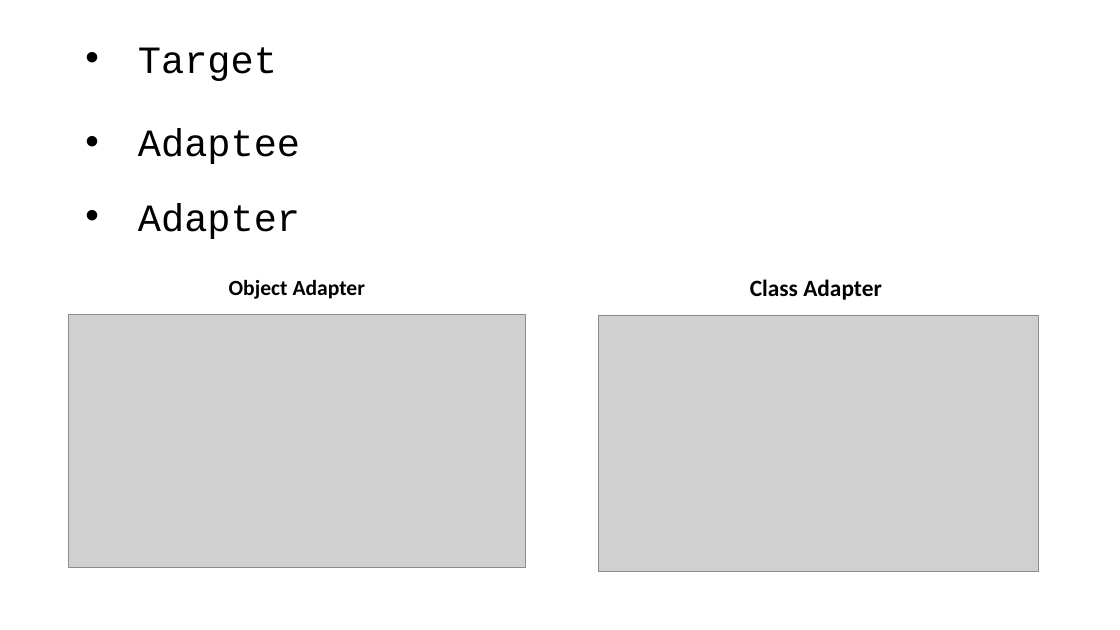
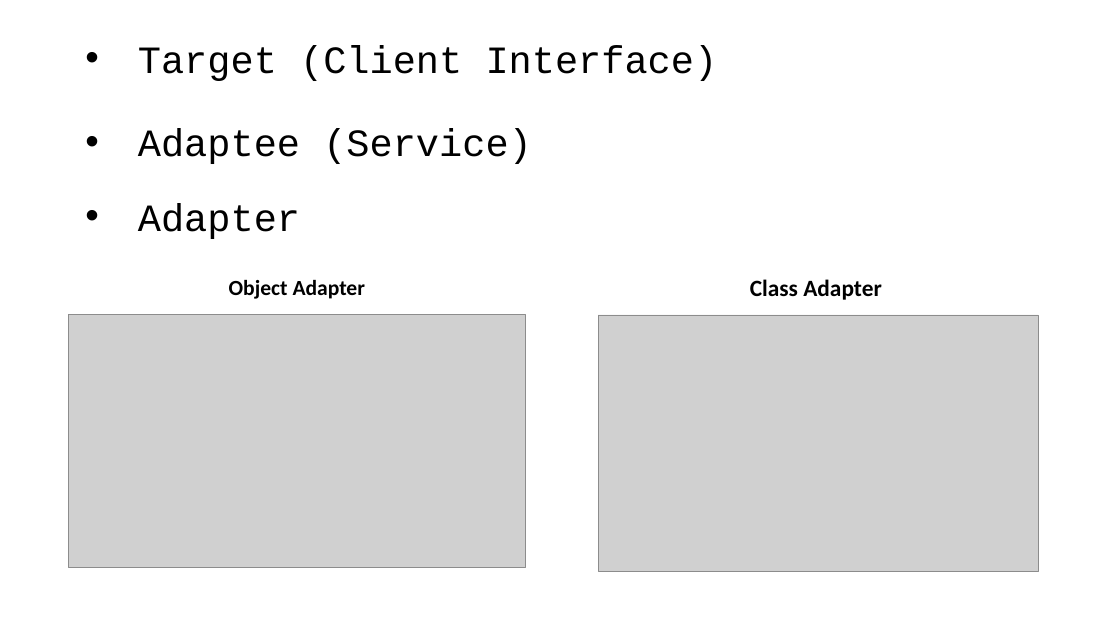
Before and after one commit to JingwenLi/DesignPatterns, a slide deck: slide 2 of DesignPatterns/Structural Design Patterns/Structural Design Patterns.pptx. Drawn at 1120x630 pixels with LibreOffice and Linux fonts; fonts in the diff are those of the drawing; grey boxes stand for pictures. Boxes give left, top, right and bottom in pixels: in the first picture for what was removed or moved away, otherwise in the second. Text is boxed around its words. In the diff, an @@ line names an element or a change of style, - is before the commit and + after.

```diff
--- a/DesignPatterns/Structural Design Patterns/Structural Design Patterns.pptx
+++ b/DesignPatterns/Structural Design Patterns/Structural Design Patterns.pptx
@@ text at [138,45,718,164]: text changed @@
-• Target
-• Adaptee
+• Target (Client Interface)
+• Adaptee (Service)
```
Also in this commit, not shown: 3 other slides changed.
